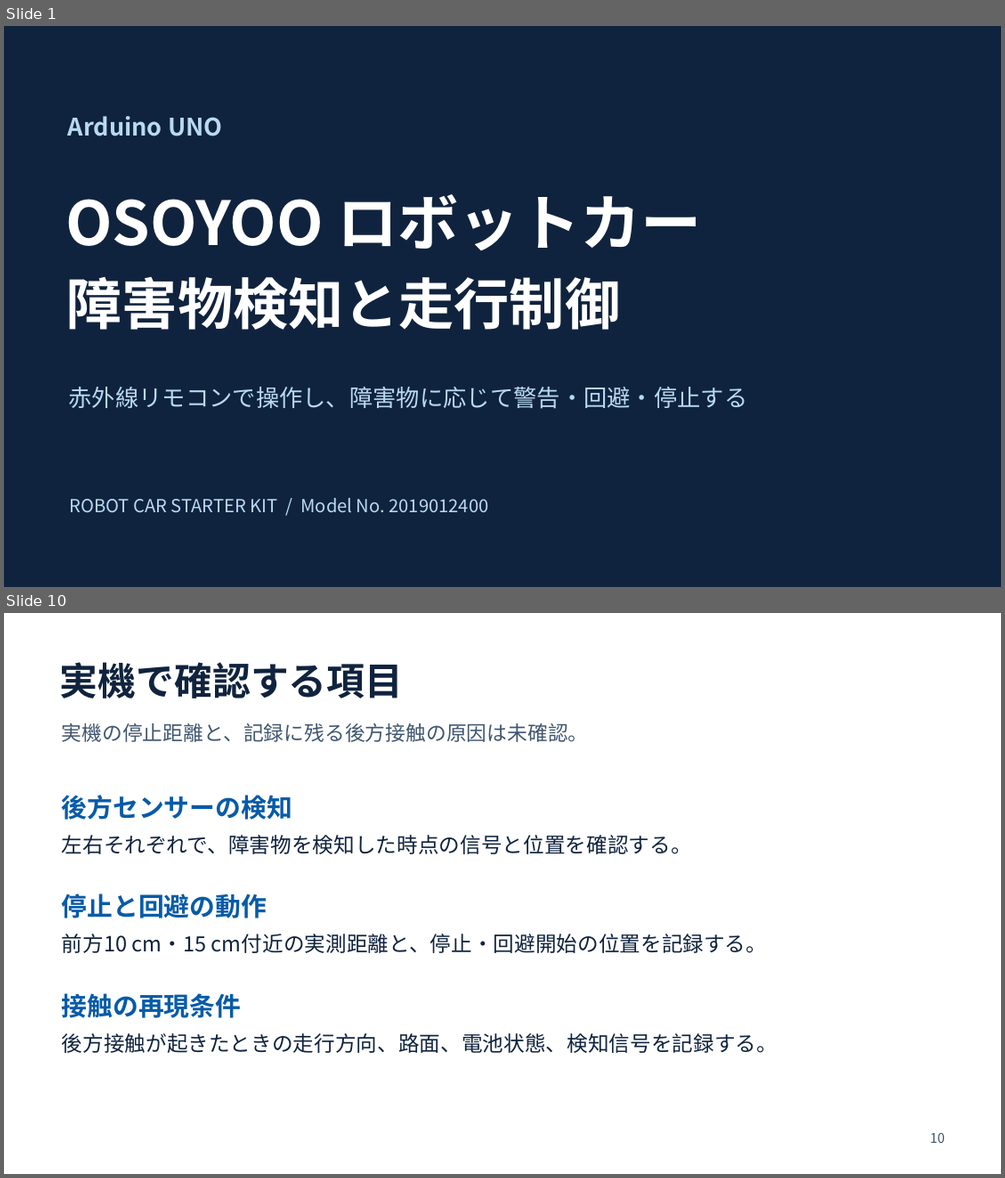
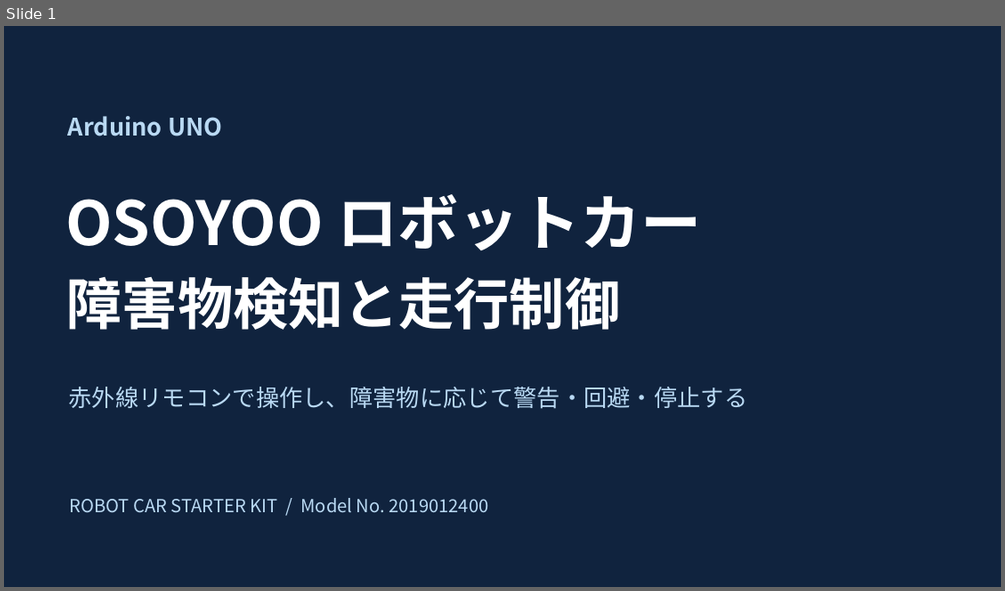
Before and after one commit to aaa1550/-, a slide deck: docs/files/OSOYOO_robot_car_presentation.pptx. Shown one above the other, each under a label of ours: slides 1 and 10 before the commit, slide 1 after it; the slides between them are not shown. The pictures are 1005x1178 and 1005x591 pixels, drawn with LibreOffice and Linux fonts; fonts in the diff are those of the drawing. Boxes give left, top, right and bottom in pixels: in the first picture for what was removed or moved away, otherwise in the second. Text is boxed around its words. In the diff, an @@ line names an element or a change of style, - is before the commit and + after.

```diff
--- a/docs/files/OSOYOO_robot_car_presentation.pptx
+++ b/docs/files/OSOYOO_robot_car_presentation.pptx
@@ slide 10 removed at <box>4,613,1001,1174</box>, background #FFFFFF @@
@@ text removed at <box>60,662,403,698</box> @@
-実機で確認する項目
@@ text removed at <box>62,723,589,742</box> @@
-実機の停止距離と、記録に残る後方接触の原因は未確認。
@@ text removed at <box>62,795,292,819</box> @@
-後方センサーの検知
@@ text removed at <box>62,835,692,854</box> @@
-左右それぞれで、障害物を検知した時点の信号と位置を確認する。
@@ text removed at <box>62,893,267,918</box> @@
-停止と回避の動作
@@ text removed at <box>62,933,767,953</box> @@
-前方10 cm・15 cm付近の実測距離と、停止・回避開始の位置を記録する。
@@ text removed at <box>62,993,242,1018</box> @@
-接触の再現条件
@@ text removed at <box>62,1033,777,1053</box> @@
-後方接触が起きたときの走行方向、路面、電池状態、検知信号を記録する。
@@ text removed at <box>930,1133,945,1143</box> @@
-10
```
Also in this commit, not shown: 3 slides changed, 5 slides added, 6 other slides removed, 1 other file.
